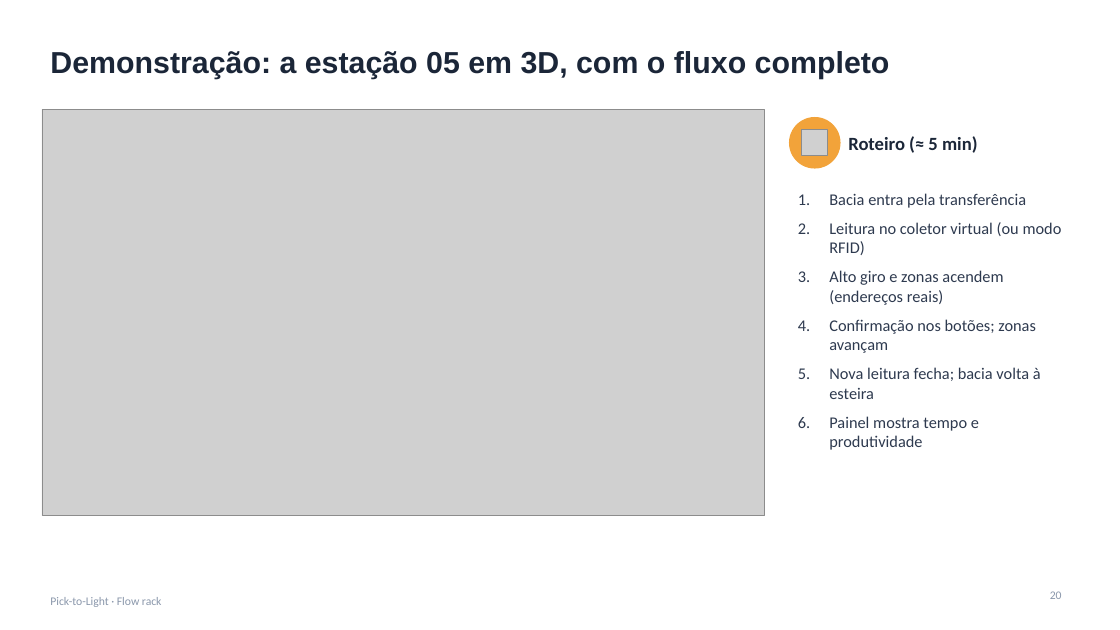
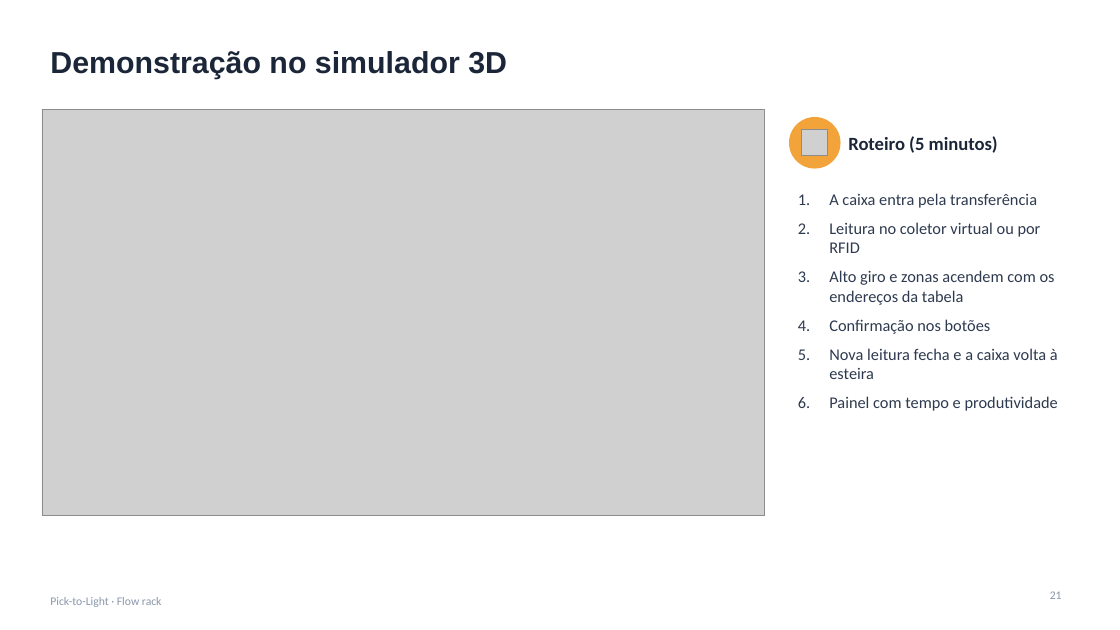
Before and after one commit to jivo88/picking_to_light, a slide deck: slide 21 of projeto/entregaveis/Apresentacao_PTL.pptx (slide 20 before the commit). Drawn at 1120x630 pixels with LibreOffice and Linux fonts; fonts in the diff are those of the drawing; grey boxes stand for pictures. Boxes give left, top, right and bottom in pixels: in the first picture for what was removed or moved away, otherwise in the second. Text is boxed around its words. In the diff, an @@ line names an element or a change of style, - is before the commit and + after.

```diff
--- a/projeto/entregaveis/Apresentacao_PTL.pptx
+++ b/projeto/entregaveis/Apresentacao_PTL.pptx
@@ title at (50, 51, 507, 79): text changed @@
-Demonstração: a estação 05 em 3D, com o fluxo completo
+Demonstração no simulador 3D
@@ text at (848, 136, 998, 153): text changed @@
-Roteiro (≈ 5 min)
+Roteiro (5 minutos)
@@ text at (829, 193, 1058, 411): text changed @@
-1. Bacia entra pela transferência
-2. Leitura no coletor virtual (ou modo RFID)
-3. Alto giro e zonas acendem (endereços reais)
-4. Confirmação nos botões; zonas avançam
-5. Nova leitura fecha; bacia volta à esteira
-6. Painel mostra tempo e produtividade
+1. A caixa entra pela transferência
+2. Leitura no coletor virtual ou por RFID
+3. Alto giro e zonas acendem com os endereços da tabela
+4. Confirmação nos botões
+5. Nova leitura fecha e a caixa volta à esteira
+6. Painel com tempo e produtividade
@@ page number at (1050, 591, 1062, 599): text changed @@
-20
+21
```
Also in this commit, not shown: 19 other slides changed, 2 slides added, 1 slide removed, 16 other files.
